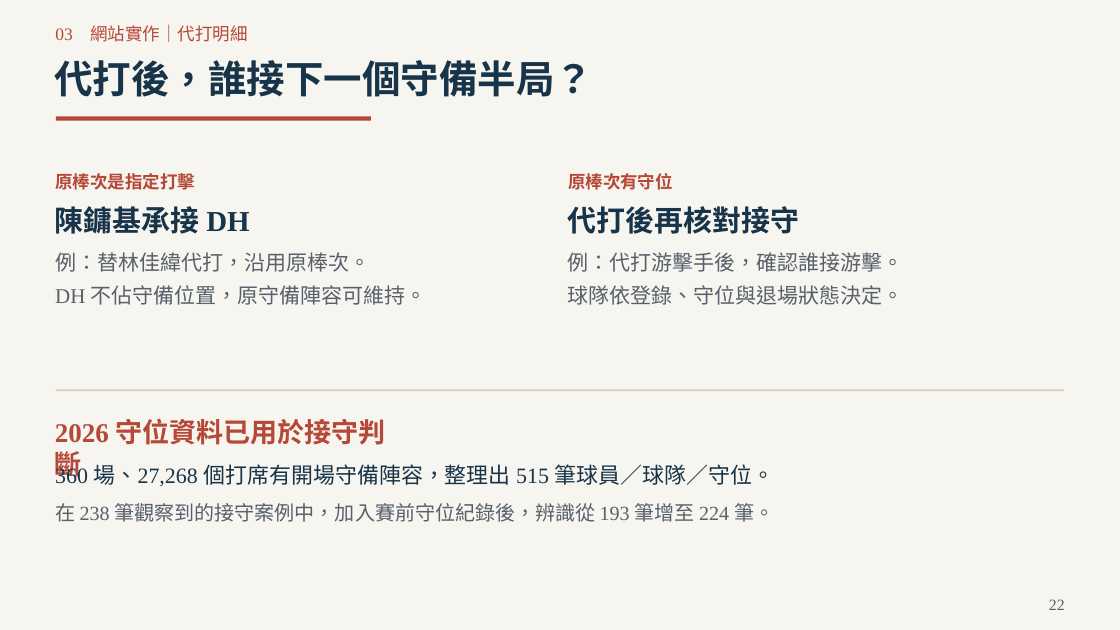
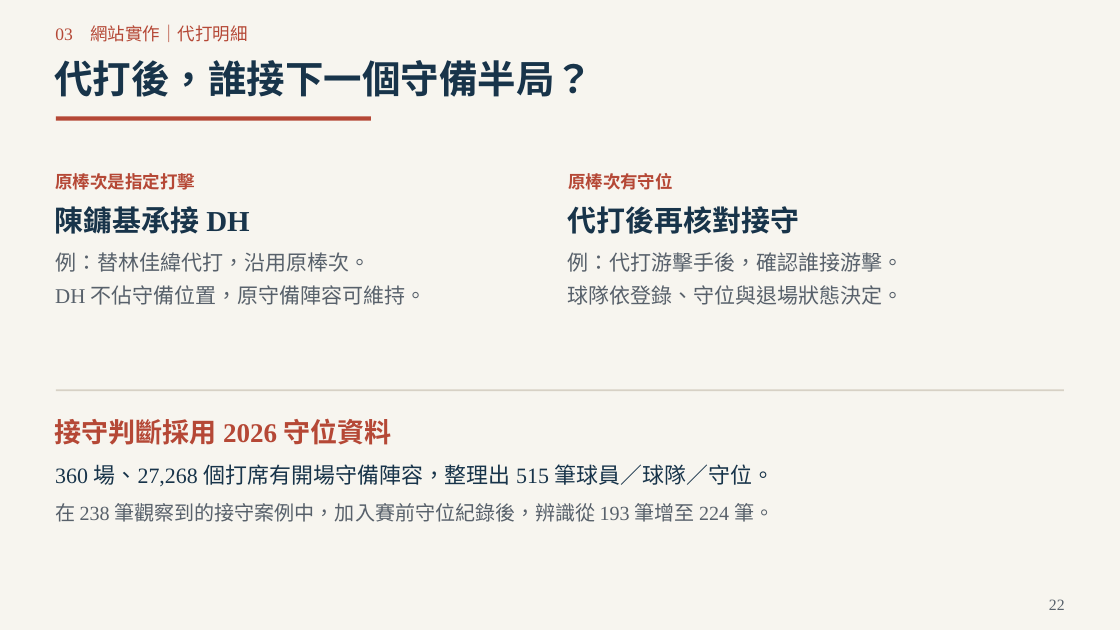
Before and after one commit to Da-Xiong-Chen/baseball_project, a slide deck: slide 22 of presentations/competition-2026/sync-20261115/一球兩面_臨場用人決策_2026球季版_38頁.pptx. Drawn at 1120x630 pixels with LibreOffice and Linux fonts; fonts in the diff are those of the drawing. Boxes give left, top, right and bottom in pixels: in the first picture for what was removed or moved away, otherwise in the second. Text is boxed around its words. In the diff, an @@ line names an element or a change of style, - is before the commit and + after.

Commit message:
簡報正式版收尾：章節副標與接守頁標語定稿

```diff
--- a/presentations/competition-2026/sync-20261115/一球兩面_臨場用人決策_2026球季版_38頁.pptx
+++ b/presentations/competition-2026/sync-20261115/一球兩面_臨場用人決策_2026球季版_38頁.pptx
@@ text at box(55, 418, 392, 445): text changed @@
-2026 守位資料已用於接守判斷
+接守判斷採用 2026 守位資料
```
Also in this commit, not shown: 1 other slide changed, 1 other file.
